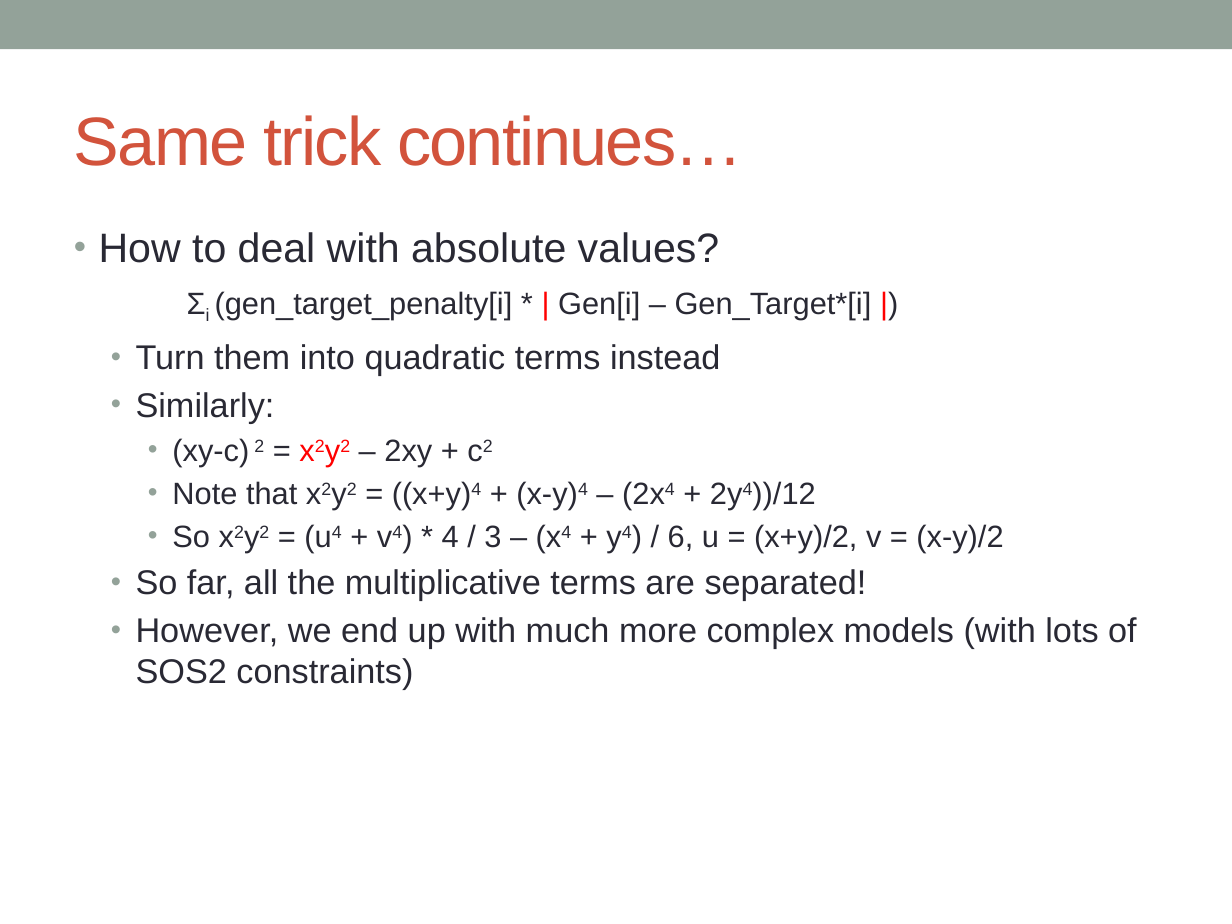
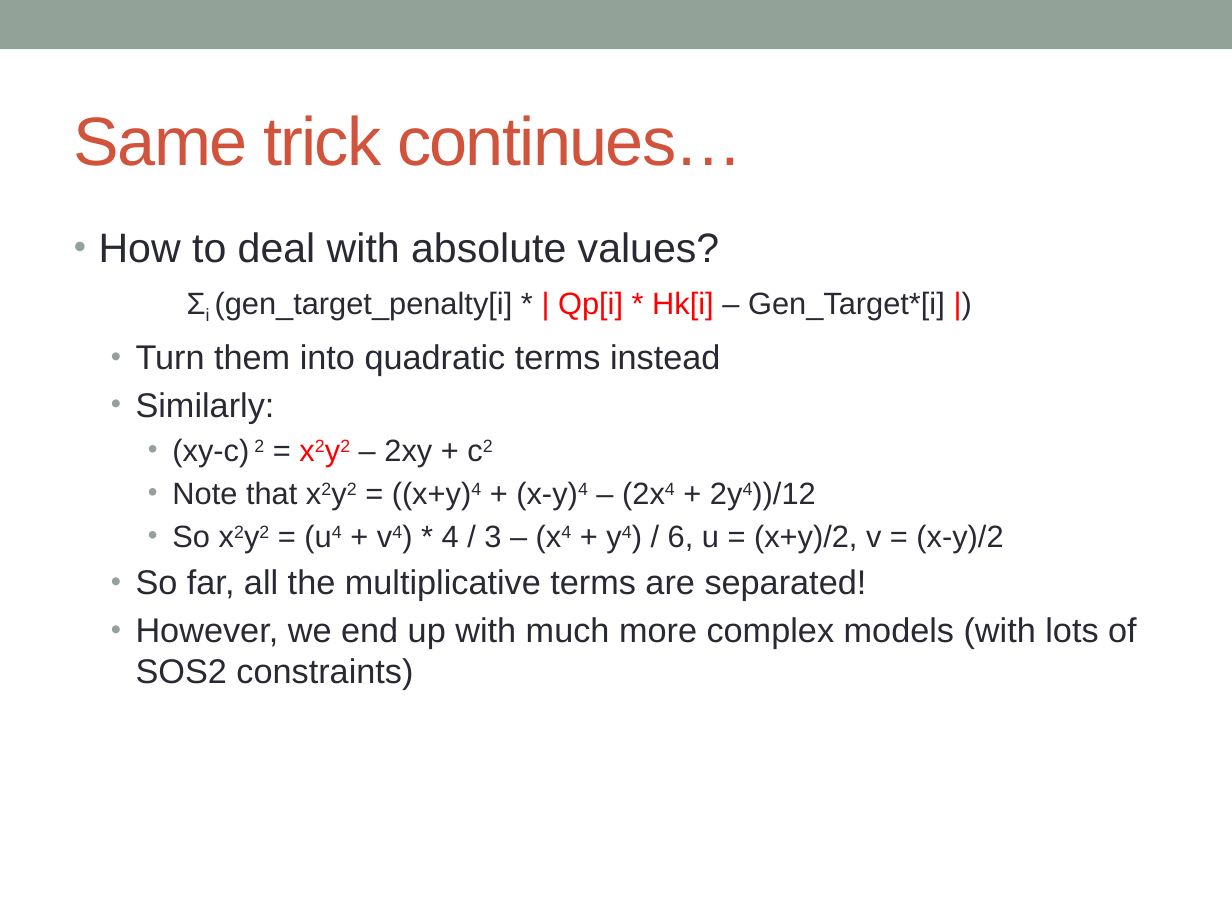
Before and after one commit to huzengjian/Swift-short-term-dispatch-model, a slide deck: slide 7 of Swift short term optimizer.pptx. Drawn at 1232x924 pixels with LibreOffice and Linux fonts; fonts in the diff are those of the drawing. Boxes give left, top, right and bottom in pixels: in the first picture for what was removed or moved away, otherwise in the second. Text is boxed around its words. In the diff, an @@ line names an element or a change of style, - is before the commit and + after.

```diff
--- a/Swift short term optimizer.pptx
+++ b/Swift short term optimizer.pptx
@@ text at box(215, 291, 945, 319): text changed @@
-      Σi (gen_target_penalty[i] * | Gen[i] – Gen_Target*[i] |)
+      Σi (gen_target_penalty[i] * | Qp[i] * Hk[i] – Gen_Target*[i] |)
```
Also in this commit, not shown: 6 other slides changed.
